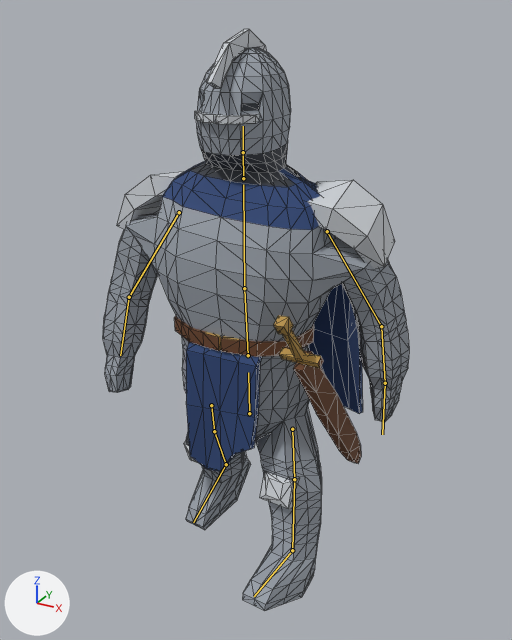
What one commit did to the glTF model creatures/experiments/boxmodel/abc/t7x/zoo/knight/stage4/knight.glb.
Both versions are drawn from a camera (50 mm lens) standing at (1.104, -2.009, 1.94) and looking at (0.007, -0.015, 0.943). The lights are fixed; the arrows at lower left show +X, +Y and +Z. The first picture is the older version. Both versions are drawn at frame 2 of the action 'move'; the numbers are the values there. The bones that change, and the others that lie on the model, are drawn over the model as lines. Mesh edges are drawn as thin lines.

In view in the first picture: 'body', 'piece_belt', 'piece_cape', 'piece_crest', 'piece_knee_cop', 'piece_pauldron', 'piece_sword', 'piece_tabard', 'piece_visor_ridge'.
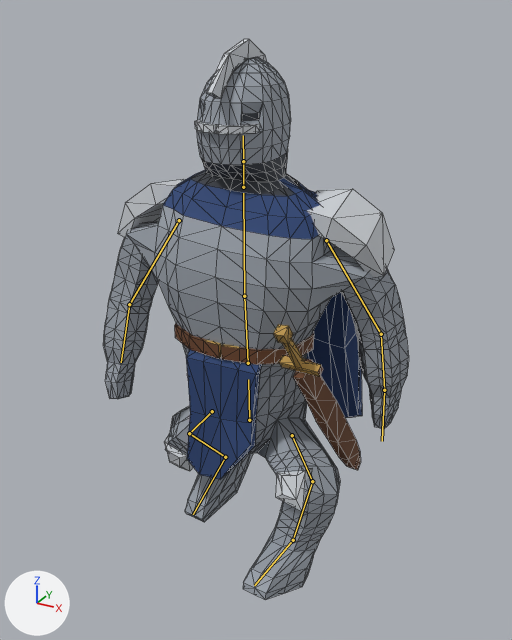
Boxes (x1, y1, x2, y2) around the edits, measured in the pictures (512 x 640 px):
'body', posed
    before: (103, 47, 409, 611)
    after: (103, 57, 409, 600)
'piece_tabard', posed
    before: (186, 342, 262, 472)
    after: (186, 349, 262, 479)
'piece_pauldron', posed
    before: (116, 172, 395, 269)
    after: (117, 179, 394, 278)
'piece_cape', posed
    before: (308, 181, 363, 414)
    after: (306, 190, 362, 418)
'piece_sword', posed
    before: (273, 316, 361, 463)
    after: (273, 324, 361, 470)
'piece_belt', posed
    before: (174, 316, 314, 357)
    after: (175, 323, 314, 365)
'piece_knee_cop', posed (28% wider, 13% taller)
    before: (184, 441, 299, 509)
    after: (164, 435, 312, 512)
'piece_crest', posed
    before: (206, 29, 267, 88)
    after: (207, 39, 267, 99)
'piece_visor_ridge', posed
    before: (195, 110, 260, 124)
    after: (195, 120, 260, 134)
bone 'hips', root to tip
    before: (249, 413) to (248, 372)
    after: (249, 420) to (248, 379)
bone 'thigh.L', root to tip
    before: (292, 429) to (294, 479)
    after: (292, 435) to (312, 481)
bone 'shin.L', root to tip
    before: (294, 479) to (292, 550)
    after: (312, 481) to (293, 540)
bone 'foot.L', root to tip
    before: (292, 550) to (254, 596)
    after: (293, 540) to (254, 585)
bone 'thigh.R', root to tip
    before: (211, 405) to (214, 431)
    after: (212, 411) to (189, 433)
bone 'shin.R', root to tip
    before: (214, 431) to (226, 464)
    after: (189, 433) to (225, 457)
bone 'foot.R', root to tip
    before: (226, 464) to (193, 522)
    after: (225, 457) to (193, 514)

The change in detail:
Bone 'hips' (bone_hips) moves from (0.0, 0.001, 0.0) to (0.0, -0.027, 0.001).
Bone 'thigh.L' (bone_thigh_l) turns from (20, 0, 0) to (35, -17, 31) degrees about its own x, y and z.
Bone 'shin.L' (bone_shin_l) turns from (0, 0, 0) to (-23, -12, -53) degrees about its own x, y and z.
Bone 'foot.L' (bone_foot_l) turns from (0, 0, 0) to (9, 18, 5) degrees about its own x, y and z.
Bone 'thigh.R' (bone_thigh_r) turns from (-19, 0, 0) to (-2, -5, -27) degrees about its own x, y and z.
Bone 'shin.R' (bone_shin_r) turns from (-1, 0, 0) to (-31, 12, 40) degrees about its own x, y and z.
Bone 'foot.R' (bone_foot_r) turns from (1, 0, 0) to (17, -15, -1) degrees about its own x, y and z.
